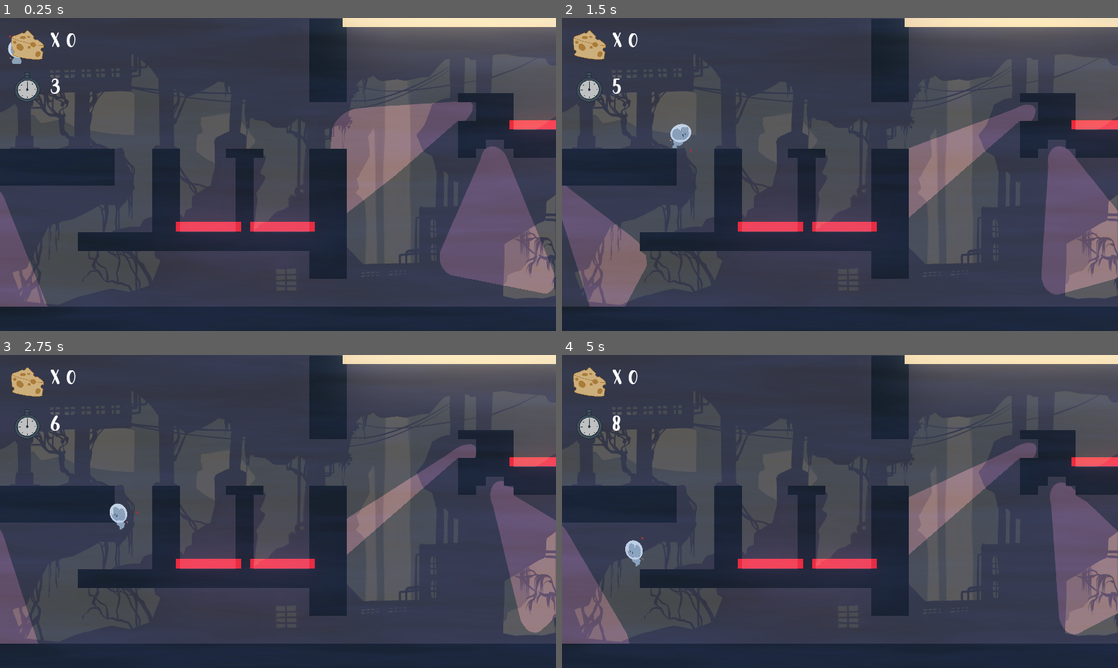
Above: before the commit, frames 1-4 (two rows, left to right).
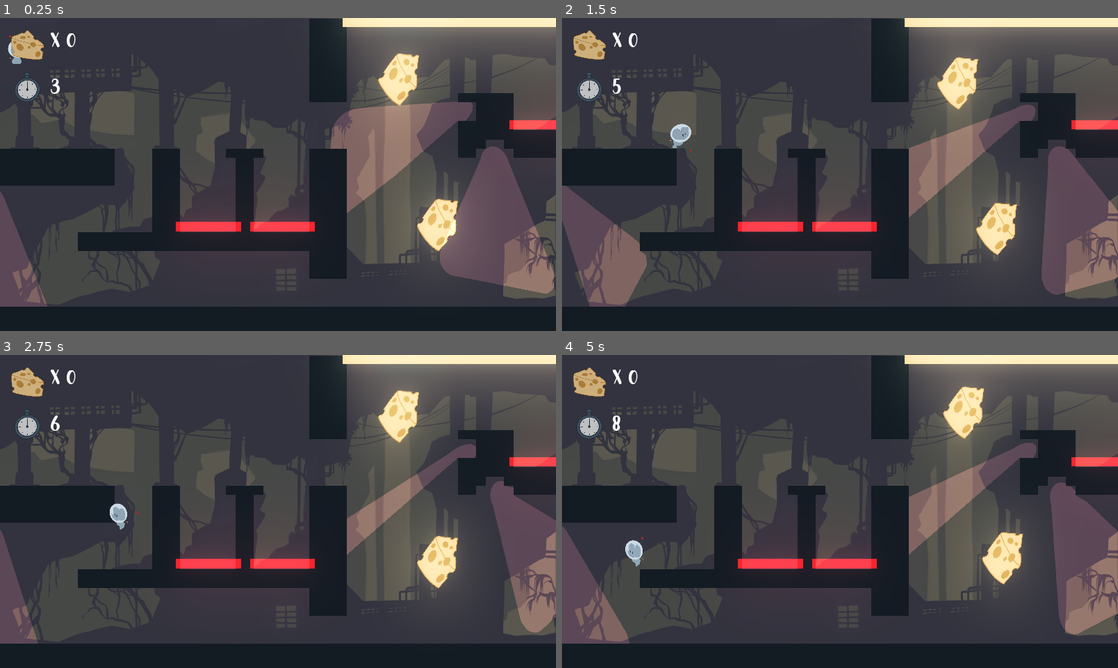
Above: after the commit, the same moments.

Repository: mightyminebuster/Github-GameOff-2020
Game: Godot game, scene res://Rooms/Level-Jail-3.tscn
The game is run twice, just before and just after one commit, with the same random seed, the same clock (stepped at 60 frames per second) and the same inputs. This scene is started directly instead of the project's main scene.
Inputs (mouse positions are in pixels of both pictures, inside the frame that each line leads up to):
- Up to frame 1 (0.25 s): no input
- Up to frame 2 (1.5 s): move the mouse to (962, 158) at 0.52 s; hold D (move_right) from 0.53 s (still down); click (962, 158) at 0.6 s; tap Space (jump) at 0.77 s; move the mouse to (728, 190) at 1.27 s; click (728, 190) at 1.35 s
- Up to frame 3 (2.75 s): tap Space (jump) at 1.52 s; move the mouse to (333, 442) at 2.02 s; release D (move_right) at 2.03 s; hold A (move_left) from 2.03 s (still down); click (333, 442) at 2.1 s
- Up to frame 4 (5 s): move the mouse to (812, 574) at 2.77 s; release A (move_left) at 2.78 s; hold D (move_right) 2.78-4.28 s; click (812, 574) at 2.85 s; tap Space (jump) at 3.02, 3.77, 4.52 s; move the mouse to (1006, 558) at 3.52 s; click (1006, 558) at 3.6 s; move the mouse to (673, 464) at 4.27 s; hold A (move_left) from 4.28 s (still down); click (673, 464) at 4.35 s

The runs differ from the first frame. In frame 1, 11% of the frame differs, in the area x 0-100%, y 2-100%; in frame 2, 13%, in the area x 0-100%, y 0-100%; in frame 3, 12%; in frame 4, 13%.

Commit message:
It's the cheese

Diff:
--- a/SourceCode/Rooms/Demo1.tscn
+++ b/SourceCode/Rooms/Demo1.tscn
@@ -18,10 +18,8 @@
 [node name="Background" type="Node2D" parent="."]
 
 [node name="ColorRect" type="ColorRect" parent="Background"]
-margin_left = -15.4596
-margin_top = 4.75681
-margin_right = 12986.5
-margin_bottom = 1088.76
+margin_right = 13002.0
+margin_bottom = 1084.0
 color = Color( 0.709804, 0.47451, 0.403922, 1 )
 __meta__ = {
 "_edit_use_anchors_": false
--- a/SourceCode/Rooms/Level-Industrial-3.tscn
+++ b/SourceCode/Rooms/Level-Industrial-3.tscn
@@ -64,148 +64,137 @@
 
 [node name="PendulumSaw" parent="Obstacles" instance=ExtResource( 4 )]
 position = Vector2( 1678.17, 735.2 )
-rotation = -0.774404
-rotation_type = "HalfRotation"
 offset = 295
 speed = 0.8
 
 [node name="PendulumSaw2" parent="Obstacles" instance=ExtResource( 4 )]
 position = Vector2( 5237.75, 52.8 )
-rotation = -1.94727
-scale = Vector2( 1, 1 )
+rotation = 0.370538
 rotation_type = "FullRotation"
 offset = 389
 speed = 0.6
 
 [node name="PendulumSaw3" parent="Obstacles" instance=ExtResource( 4 )]
 position = Vector2( 3715.35, 355 )
-rotation = 1.01468
-rotation_type = "HalfRotation"
+rotation = 1.5708
 offset = 501
 speed = 0.508
 
 [node name="PendulumSaw10" parent="Obstacles" instance=ExtResource( 4 )]
 position = Vector2( 2998.35, 422 )
-rotation = -3.89101
+rotation = -4.52639
 rotation_type = "FullRotation"
 offset = 407
 speed = 0.33
 
 [node name="PendulumSaw6" parent="Obstacles" instance=ExtResource( 4 )]
 position = Vector2( 4886.35, 65.0001 )
-rotation = -0.973502
+rotation = -2.05262
 rotation_type = "FullRotation"
 offset = 407
 speed = 0.8
 
 [node name="PendulumSaw4" parent="Obstacles" instance=ExtResource( 4 )]
 position = Vector2( 7502.15, 340.8 )
-rotation = -2.43556
+rotation = -4.70119
 rotation_type = "FullRotation"
 offset = 368
 speed = 0.5
 
 [node name="PendulumSaw18" parent="Obstacles" instance=ExtResource( 4 )]
 position = Vector2( 7503.15, 340.8 )
-rotation = -1.46498
-rotation_type = "HalfRotation"
+rotation = 1.55587
 offset = 552
 speed = 0.5
 
 [node name="PendulumSaw12" parent="Obstacles" instance=ExtResource( 4 )]
 position = Vector2( 8789.15, 17.8 )
-rotation = -2.43556
+rotation = -4.70119
 rotation_type = "FullRotation"
 offset = 368
 speed = 0.5
 
 [node name="PendulumSaw20" parent="Obstacles" instance=ExtResource( 4 )]
 position = Vector2( 10343.2, 90.8 )
-rotation = -1.46498
-rotation_type = "HalfRotation"
+rotation = 1.55587
 offset = 368
 speed = 0.5
 
 [node name="PendulumSaw13" parent="Obstacles" instance=ExtResource( 4 )]
 position = Vector2( 12735.2, 1086.8 )
-rotation = -1.46178
+rotation = -0.841162
 rotation_type = "FullRotation"
 offset = 268
 speed = 0.7
 
 [node name="PendulumSaw14" parent="Obstacles" instance=ExtResource( 4 )]
 position = Vector2( 10163.2, 21.7999 )
-rotation = -3.22915
+rotation = -4.58801
 rotation_type = "FullRotation"
 offset = 145
 speed = 1.253
 
 [node name="PendulumSaw15" parent="Obstacles" instance=ExtResource( 4 )]
 position = Vector2( 11196.1, 598.8 )
-rotation = 0.973998
+rotation = -0.615789
 rotation_type = "FullRotation"
 offset = 145
 speed = 1.2
 
 [node name="PendulumSaw16" parent="Obstacles" instance=ExtResource( 4 )]
 position = Vector2( 11397.1, 605.8 )
-rotation = 1.4595
-scale = Vector2( 1, 1 )
+rotation = -1.82748
 rotation_type = "FullRotation"
 offset = 145
 speed = 1.3
 
 [node name="PendulumSaw17" parent="Obstacles" instance=ExtResource( 4 )]
 position = Vector2( 11303.2, 604.8 )
-rotation = 0.485748
+rotation = 0.595665
 rotation_type = "FullRotation"
 offset = 145
 speed = 1.1
 
 [node name="PendulumSaw11" parent="Obstacles" instance=ExtResource( 4 )]
 position = Vector2( 5400.35, 940.8 )
-rotation = 0.000239818
+rotation = -4.47578
 rotation_type = "FullRotation"
 offset = 99
-speed = 1.0
 
 [node name="PendulumSaw21" parent="Obstacles" instance=ExtResource( 4 )]
 position = Vector2( 4884.15, 939.8 )
-rotation = 0.000239818
+rotation = -4.47578
 rotation_type = "FullRotation"
 offset = 99
-speed = 1.0
 
 [node name="PendulumSaw19" parent="Obstacles" instance=ExtResource( 4 )]
 position = Vector2( 7485.15, 1054.8 )
-rotation = -2.90359
+rotation = 1.51995
 rotation_type = "FullRotation"
 offset = 99
 speed = 0.92
 
 [node name="PendulumSaw5" parent="Obstacles" instance=ExtResource( 4 )]
 position = Vector2( 1672.94, 738 )
-rotation_type = "HalfRotation"
+rotation = 1.01765
 offset = 360
 speed = 0.6
 
 [node name="PendulumSaw9" parent="Obstacles" instance=ExtResource( 4 )]
 position = Vector2( 2953.34, 312 )
-rotation_type = "HalfRotation"
+rotation = 1.01765
 offset = 196
 speed = 0.6
 
 [node name="PendulumSaw7" parent="Obstacles" instance=ExtResource( 4 )]
 position = Vector2( 2216.34, 211 )
-rotation = -0.817659
-rotation_type = "HalfRotation"
+rotation = -0.0597459
 offset = 360
 speed = 0.4
 
 [node name="PendulumSaw8" parent="Obstacles" instance=ExtResource( 4 )]
 position = Vector2( 616.34, 212 )
-rotation = 0.449337
-rotation_type = "HalfRotation"
+rotation = 1.1678
 offset = 192
 speed = 0.85
 
--- a/SourceCode/Rooms/Level-Industrial-4.tscn
+++ b/SourceCode/Rooms/Level-Industrial-4.tscn
@@ -62,149 +62,128 @@
 
 [node name="PendulumSaw" parent="Obstacles" instance=ExtResource( 4 )]
 position = Vector2( 776.17, -27.8 )
-rotation = 1.12184
-rotation_type = "HalfRotation"
+rotation = -0.768774
 offset = 295
 speed = 0.8
 
 [node name="PendulumSaw2" parent="Obstacles" instance=ExtResource( 4 )]
 position = Vector2( 5526.75, 530.8 )
-rotation = 1.28147
-scale = Vector2( 1, 1 )
-rotation_type = "HalfRotation"
+rotation = 1.5708
 offset = 389
 speed = 0.6
 
 [node name="PendulumSaw3" parent="Obstacles" instance=ExtResource( 4 )]
 position = Vector2( 4640.35, 322 )
-rotation = 1.28147
-scale = Vector2( 1, 1 )
-rotation_type = "HalfRotation"
+rotation = 1.5708
 offset = 501
 speed = 0.6
 
 [node name="PendulumSaw10" parent="Obstacles" instance=ExtResource( 4 )]
 position = Vector2( 2917.35, 499 )
-rotation = -1.4976
-scale = Vector2( 1, 1 )
-rotation_type = "HalfRotation"
 offset = 407
 speed = 0.33
 
 [node name="PendulumSaw6" parent="Obstacles" instance=ExtResource( 4 )]
 position = Vector2( 5144.35, 613 )
-rotation = -4.37567
+rotation = -0.96928
 rotation_type = "FullRotation"
 offset = 407
 speed = 0.8
 
 [node name="PendulumSaw4" parent="Obstacles" instance=ExtResource( 4 )]
 position = Vector2( 7502.15, 340.8 )
-rotation = -4.55616
+rotation = -4.02637
 rotation_type = "FullRotation"
 offset = 368
 speed = 0.5
 
 [node name="PendulumSaw18" parent="Obstacles" instance=ExtResource( 4 )]
 position = Vector2( 7503.15, 340.8 )
-rotation = 1.3625
-scale = Vector2( 1, 1 )
-rotation_type = "HalfRotation"
+rotation = 0.656102
 offset = 552
 speed = 0.5
 
 [node name="PendulumSaw12" parent="Obstacles" instance=ExtResource( 4 )]
 position = Vector2( 8872.15, 21.8 )
-rotation = 1.3625
-scale = Vector2( 1, 1 )
-rotation_type = "HalfRotation"
+rotation = 0.656102
 offset = 368
 speed = 0.5
 
 [node name="PendulumSaw20" parent="Obstacles" instance=ExtResource( 4 )]
 position = Vector2( 9877.15, 226.8 )
-rotation = 1.3625
-scale = Vector2( 1, 1 )
-rotation_type = "HalfRotation"
+rotation = 0.656102
 offset = 368
 speed = 0.5
 
 [node name="PendulumSaw13" parent="Obstacles" instance=ExtResource( 4 )]
 position = Vector2( 10621.2, 991.8 )
-rotation = -4.43644
+rotation = 0.106066
 rotation_type = "FullRotation"
 offset = 268
 speed = 0.7
 
 [node name="PendulumSaw14" parent="Obstacles" instance=ExtResource( 4 )]
 position = Vector2( 9875.2, 224.8 )
-rotation = -1.90552
+rotation = 0.442448
 rotation_type = "FullRotation"
 offset = 145
 speed = 1.253
 
 [node name="PendulumSaw15" parent="Obstacles" instance=ExtResource( 4 )]
 position = Vector2( 12081.1, 142.8 )
-rotation = -4.1363
+rotation = 1.0124
 rotation_type = "FullRotation"
 offset = 145
 speed = 1.2
 
 [node name="PendulumSaw16" parent="Obstacles" instance=ExtResource( 4 )]
 position = Vector2( 12147.1, 141.8 )
-rotation = -4.07731
+rotation = -0.0630075
 rotation_type = "FullRotation"
 offset = 145
 speed = 1.3
 
 [node name="PendulumSaw17" parent="Obstacles" instance=ExtResource( 4 )]
 position = Vector2( 12211.2, 143.8 )
-rotation = -4.19705
+rotation = -4.19544
 rotation_type = "FullRotation"
 offset = 145
 speed = 1.1
 
 [node name="PendulumSaw11" parent="Obstacles" instance=ExtResource( 4 )]
 position = Vector2( 6259.15, 308.8 )
-rotation = -4.25598
+rotation = -3.12003
 rotation_type = "FullRotation"
 offset = 99
-speed = 1.0
 
 [node name="PendulumSaw19" parent="Obstacles" instance=ExtResource( 4 )]
 position = Vector2( 8401.15, 764.8 )
-rotation = -4.30454
-scale = Vector2( 1, 1 )
+rotation = -2.25975
 rotation_type = "FullRotation"
 offset = 99
 speed = 0.92
 
 [node name="PendulumSaw5" parent="Obstacles" instance=ExtResource( 4 )]
 position = Vector2( 1950.34, 196 )
-rotation = 1.28147
-scale = Vector2( 1, 1 )
-rotation_type = "HalfRotation"
+rotation = 1.5708
 offset = 360
 speed = 0.6
 
 [node name="PendulumSaw9" parent="Obstacles" instance=ExtResource( 4 )]
 position = Vector2( 2953.34, 312 )
-rotation = 1.28147
-scale = Vector2( 1, 1 )
-rotation_type = "HalfRotation"
+rotation = 1.5708
 offset = 196
 speed = 0.6
 
 [node name="PendulumSaw7" parent="Obstacles" instance=ExtResource( 4 )]
 position = Vector2( 1439.34, 223 )
-rotation = 1.44109
-rotation_type = "HalfRotation"
+rotation = -0.777777
 offset = 360
 speed = 0.4
 
 [node name="PendulumSaw8" parent="Obstacles" instance=ExtResource( 4 )]
 position = Vector2( 2651.34, 491 )
-rotation_type = "HalfRotation"
+rotation = 1.11485
 offset = 360
 speed = 0.532
 
--- a/SourceCode/Rooms/Level-Jail-1.tscn
+++ b/SourceCode/Rooms/Level-Jail-1.tscn
@@ -54,13 +54,17 @@
 tile_data = PoolIntArray( 57, 0, 65536, 62, 0, 65542, 63, 0, 65543, 69, 0, 65539, 73, 0, 7, 76, 0, 65536, 78, 0, 65537, …(285 unchanged characters)…
 
 [node name="GroundTiles" parent="." instance=ExtResource( 5 )]
-tile_data = PoolIntArray( 18, 0, 0, 19, 0, 0, 20, 0, 0, 21,  …(34347 unchanged characters)…  0, 1572971, 0, 0, 1572972, 0, 0, 1572983, 0, 0, 1572984, 0, 0, 1572985, 0, 0, 1572986, 0, 0, 1572987, 0, 0, 1572988, 0, 0, 1572989, 0, 0, 1572990, 0, 0, 1572991, 0, 0, 1572992, 0, 0, 1572993, 0, 0, 1572994, 0, 0, 1572995, 0, 0, 1572996, 0, 0, 1572997, 0, 0, 1572998, 0, 0, 1572999, 0, 0, 1573000, 0, 0, 1573001, 0, 0, 1573002, 0, 0, 1573003, 0, 0, 1573004, 0, 0, 1573005, 0, 0, 1573019, 0, 0, 1573020, 0, 0, 15 …(24913 unchanged characters)…
+tile_data = PoolIntArray( 18, 0, 0, 19, 0, 0, 20, 0, 0, 21,  …(34347 unchanged characters)…  0, 1572971, 0, 0, 1572972, 0, 0, 1572986, 0, 0, 1572987, 0, 0, 1572988, 0, 0, 1572989, 0, 0, 1572990, 0, 0, 1572991, 0, 0, 1572992, 0, 0, 1572993, 0, 0, 1572994, 0, 0, 1572995, 0, 0, 1572996, 0, 0, 1572997, 0, 0, 1572998, 0, 0, 1572999, 0, 0, 1573000, 0, 0, 1573001, 0, 0, 1573002, 0, 0, 1573019, 0, 0, 1573020, 0, 0, 15 …(24913 unchanged characters)…
 
 [node name="DieTiles" parent="." instance=ExtResource( 8 )]
 tile_data = PoolIntArray( 721105, 0, 0, 786490, 0, 0, 786491, 0, 0, 786492, 0, 0, 786493, 0, 0, 786494, 0, 0, 786495, 0 …(3809 unchanged characters)…
 
 [node name="Player" parent="." instance=ExtResource( 2 )]
 position = Vector2( 15.874, 7.93701 )
+
+[node name="SceneSwitchActivator" parent="." instance=ExtResource( 10 )]
+position = Vector2( 12903.3, 516.583 )
+new_scene = ExtResource( 16 )
 
 [node name="Camera2D" parent="." instance=ExtResource( 3 )]
 current = true
@@ -70,35 +74,10 @@
 limit_bottom = 1080
 editor_draw_limits = true
 
-[node name="CheckPoint" parent="." instance=ExtResource( 4 )]
-position = Vector2( 4324.58, 771.217 )
-
-[node name="SceneSwitchActivator" parent="." instance=ExtResource( 10 )]
-position = Vector2( 12903.3, 516.583 )
-new_scene = ExtResource( 16 )
-
 [node name="Pickups" type="Node2D" parent="."]
 
-[node name="CheesePickup" parent="Pickups" instance=ExtResource( 17 )]
-position = Vector2( 512, 672 )
-
-[node name="CheesePickup2" parent="Pickups" instance=ExtResource( 17 )]
-position = Vector2( 1072, 672 )
-
-[node name="CheesePickup3" parent="Pickups" instance=ExtResource( 17 )]
-position = Vector2( 768, 416 )
-
-[node name="CheesePickup4" parent="Pickups" instance=ExtResource( 17 )]
-position = Vector2( 1184, 160 )
-
-[node name="CheesePickup5" parent="Pickups" instance=ExtResource( 17 )]
-position = Vector2( 2416, 320 )
-
-[node name="CheesePickup6" parent="Pickups" instance=ExtResource( 17 )]
-position = Vector2( 2816, 384 )
-
-[node name="CheesePickup7" parent="Pickups" instance=ExtResource( 17 )]
-position = Vector2( 4896, 864 )
+[node name="CheckPoint" parent="Pickups" instance=ExtResource( 4 )]
+position = Vector2( 4324.58, 771.217 )
 
 [node name="Obstacles" type="Node2D" parent="."]
 
@@ -163,3 +142,18 @@
 scale = Vector2( 204.134, 20.0779 )
 
 [node name="GUI" parent="." instance=ExtResource( 15 )]
+
+[node name="CheesePickup" parent="." instance=ExtResource( 17 )]
+position = Vector2( 2139.33, 667.386 )
+
+[node name="CheesePickup2" parent="." instance=ExtResource( 17 )]
+position = Vector2( 2006.4, 127.156 )
+
+[node name="CheesePickup3" parent="." instance=ExtResource( 17 )]
+position = Vector2( 3972.72, 458.082 )
+
+[node name="CheesePickup4" parent="." instance=ExtResource( 17 )]
+position = Vector2( 7910.25, 441.112 )
+
+[node name="CheesePickup5" parent="." instance=ExtResource( 17 )]
+position = Vector2( 10343.8, 497.68 )
--- a/SourceCode/Rooms/Level-Jail-3.tscn
+++ b/SourceCode/Rooms/Level-Jail-3.tscn
@@ -15,7 +15,7 @@
 [ext_resource path="res://Objects/GUI/GUI.tscn" type="PackedScene" id=13]
 [ext_resource path="res://Objects/SceneSwitcher/SceneSwitchActivator.tscn" type="PackedScene" id=14]
 [ext_resource path="res://Rooms/Level-Jail-4.tscn" type="PackedScene" id=15]
-[ext_resource path="res://Objects/Tilesets/CheeseFIller.tscn" type="PackedScene" id=16]
+[ext_resource path="res://Objects/Pickups/CheesePickup/CheesePickup.tscn" type="PackedScene" id=16]
 
 [node name="Level-Jail-3" type="Node2D"]
 
@@ -45,9 +45,6 @@
 
 [node name="GrapplableTiles" parent="." instance=ExtResource( 1 )]
 tile_data = PoolIntArray( 37, 0, 0, 38, 0, 0, 39, 0, 0, 40, 0, 0, 41, 0, 0, 42, 0, 0, 43, 0, 0, 44, 0, 0, 45, 0, 0, 46, …(16007 unchanged characters)…
-
-[node name="CheeseFiller" parent="." instance=ExtResource( 16 )]
-tile_data = PoolIntArray( 59, 0, 5, 60, 0, 6, 70, 0, 3, 77, 0, 65536, 117, 0, 65537, 118, 0, 65538, 129, 0, 3, 65623, 0, 2, 65627, 0, 7, 65661, 0, 2, 65669, 0, 3, 65673, 0, 1, 196699, 0, 65536, 196738, 0, 1, 262231, 0, 5, 262232, 0, 6, 327797, 0, 65539, 327820, 0, 7, 393304, 0, 3, 393307, 0, 3, 393340, 0, 7, 393346, 0, 6, 393353, 0, 3, 589912, 0, 65536, 720983, 0, 0, 720988, 0, 65540, 786522, 0, 4, 917605, 0, 65536, 983143, 0, 65540 )
 
 [node name="DieTiles" parent="." instance=ExtResource( 8 )]
 tile_data = PoolIntArray( 524493, 0, 0, 524494, 0, 0, 524495, 0, 0, 655546, 0, 0, 655547, 0, 0, 655548, 0, 0, 655549, 0 …(1479 unchanged characters)…
@@ -124,15 +121,22 @@
 speed = 0.186
 
 [node name="SecurityCamera10" parent="Obstacles" instance=ExtResource( 6 )]
-position = Vector2( 8662.46, 426.6 )
+position = Vector2( 8668.12, 388.416 )
 rotation = 0.663225
 scale = Vector2( 1.471, 2.392 )
 speed = 0.21
 
+[node name="CheesePickup" parent="Obstacles/SecurityCamera10" instance=ExtResource( 16 )]
+position = Vector2( -3696.45, 1942.85 )
+
+[node name="CheesePickup2" parent="Obstacles/SecurityCamera10" instance=ExtResource( 16 )]
+position = Vector2( -3978.54, 1812.04 )
+
 [node name="WorldEnvironment" parent="." instance=ExtResource( 7 )]
 
 [node name="FogEffect" parent="." instance=ExtResource( 12 )]
-position = Vector2( 6475.75, 666.391 )
+visible = false
+position = Vector2( 6482.82, 643.764 )
 scale = Vector2( 203.367, 21.8247 )
 
 [node name="GUI" parent="." instance=ExtResource( 13 )]
